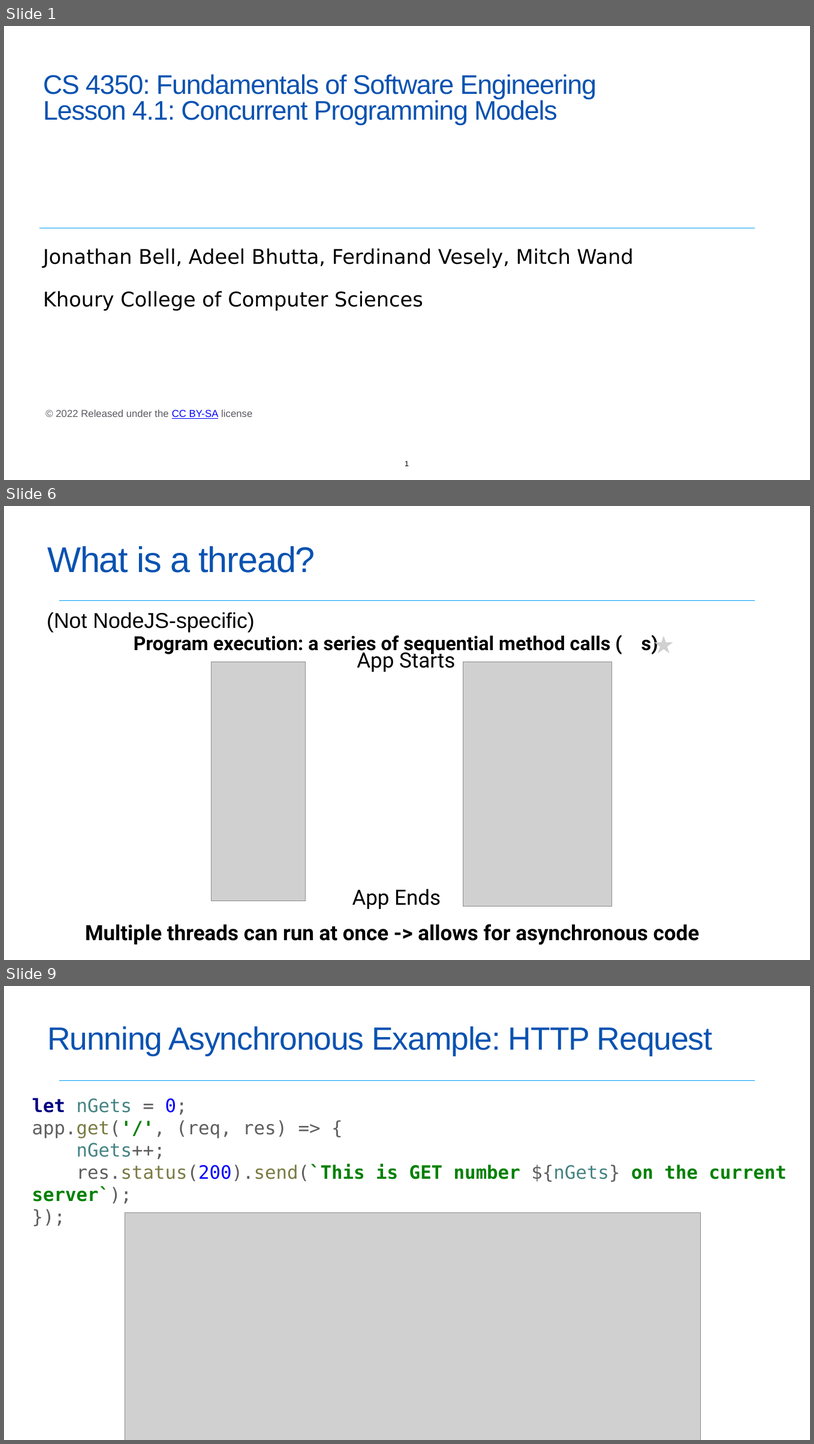
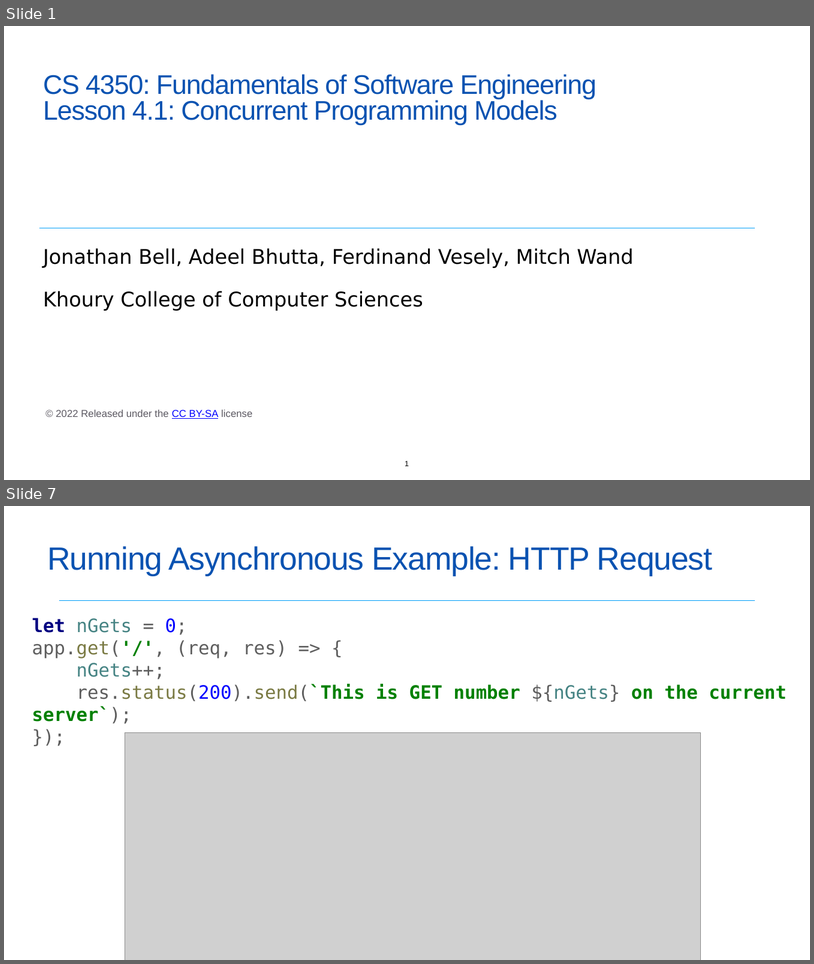
Before and after one commit to neu-se/CS4530-Spring-2022, a slide deck: Slides/Lesson 4.1 Concurrent Programming.pptx. Shown one above the other, each under a label of ours: slides 1, 6 and 9 before the commit, slides 1 and 7 after it; the slides between them are not shown. The pictures are 814x1444 and 814x964 pixels, drawn with LibreOffice and Linux fonts; fonts in the diff are those of the drawing; grey boxes stand for pictures. Boxes give left, top, right and bottom in pixels: in the first picture for what was removed or moved away, otherwise in the second. Text is boxed around its words. In the diff, an @@ line names an element or a change of style, - is before the commit and + after.

```diff
--- a/Slides/Lesson 4.1 Concurrent Programming.pptx
+++ b/Slides/Lesson 4.1 Concurrent Programming.pptx
@@ slide 6 removed at <box>4,506,810,960</box>, background #FFFFFF; not listed: 1 template element that a slide beside it also shows @@
@@ title removed at <box>47,546,315,573</box> @@
-What is a thread?
@@ text removed at <box>47,612,254,633</box> @@
-(Not NodeJS-specific)
@@ text removed at <box>134,635,659,655</box> @@
-Program execution: a series of sequential method calls ( s)
@@ text removed at <box>357,648,455,672</box> @@
-App Starts
@@ picture removed at <box>655,636,674,653</box> @@
@@ picture removed at <box>212,662,306,900</box> @@
@@ picture removed at <box>463,662,612,906</box> @@
@@ text removed at <box>353,888,441,909</box> @@
-App Ends
@@ text removed at <box>85,924,700,945</box> @@
-Multiple threads can run at once -> allows for asynchronous code
@@ what was slide 9 is now slide 7 @@
```
Also in this commit, not shown: 16 slides changed, 4 other slides removed, 1 other file.
